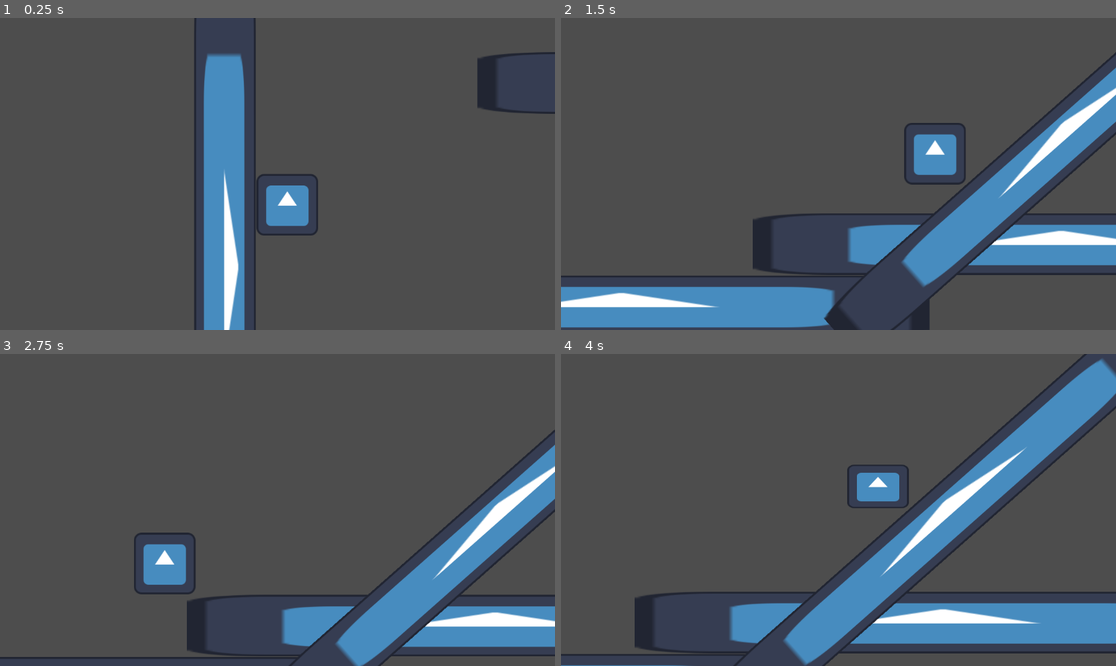
Above: before the commit, frames 1-4 (two rows, left to right).
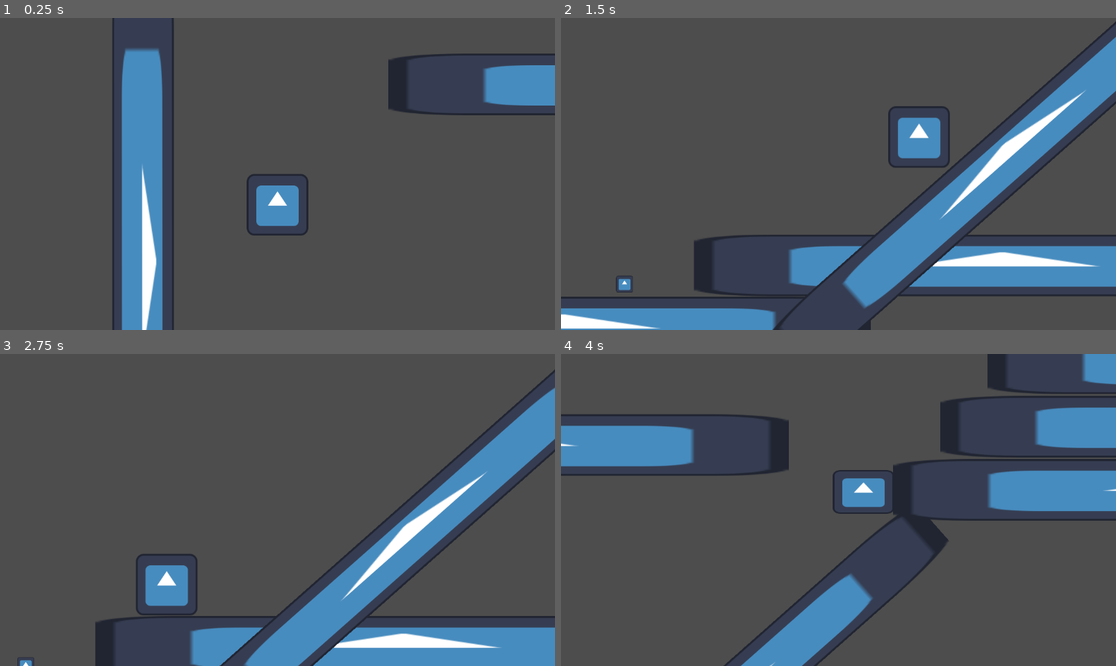
Above: after the commit, the same moments.

Repository: SPsEGS/GameJamLeMeilleurJeu
Game: Godot game, scene res://Scenes/TestScene.tscn
Same seed, same stepped clock (60 frames per second), same inputs: the game is played once before the commit and once after it. This scene is started directly instead of the project's main scene. The engine's default icon, where the game draws it, is replaced by a stand-in: a white triangle on a blue panel in a dark square.
Inputs:
- Up to frame 1 (0.25 s): no input
- Up to frame 2 (1.5 s): hold Right (p1_mv_right) from 0.53 s (still down); tap Down (p1_crouch) at 0.6 s; tap Up (p1_jump) at 0.77 s; tap Keypad 0 (p1_interact) at 1.35 s
- Up to frame 3 (2.75 s): tap Up (p1_jump) at 1.52 s; release Right (p1_mv_right) at 2.03 s; hold Left (p1_mv_left) from 2.03 s (still down); tap Down (p1_crouch) at 2.1 s
- Up to frame 4 (4 s): release Left (p1_mv_left) at 2.78 s; hold Right (p1_mv_right) from 2.78 s (still down); tap Keypad 0 (p1_interact) at 2.85 s; tap Up (p1_jump) at 3.02, 3.77 s; tap Down (p1_crouch) at 3.6 s

The runs differ from the first frame. In frame 1, 18% of the frame differs, in the area x 20-100%, y 0-100%; in frame 2, 25%; in frame 3, 23%; in frame 4, 29%, in the area x 0-100%, y 0-100%.

Commit message:
debut petit champi

Diff:
--- /dev/null
+++ b/Scenes/Petit_champi.tscn
@@ -0,0 +1,63 @@
+[gd_scene load_steps=7 format=3 uid="uid://bv4xggjtrwwke"]
+
+[ext_resource type="Script" path="res://Scripts/Petit_champi.gd" id="1_0tppo"]
+[ext_resource type="Texture2D" uid="uid://dv76vp6l72tk8" path="res://icon.svg" id="2_2vaom"]
+
+[sub_resource type="RectangleShape2D" id="RectangleShape2D_046qf"]
+size = Vector2(31, 36)
+
+[sub_resource type="Animation" id="Animation_vocoq"]
+resource_name = "flashing"
+loop_mode = 1
+tracks/0/type = "value"
+tracks/0/imported = false
+tracks/0/enabled = true
+tracks/0/path = NodePath("Sprite2D:visible")
+tracks/0/interp = 1
+tracks/0/loop_wrap = true
+tracks/0/keys = {
+"times": PackedFloat32Array(0.1, 0.4, 0.4001, 0.7),
+"transitions": PackedFloat32Array(1, 1, 1, 1),
+"update": 1,
+"values": [true, true, false, true]
+}
+
+[sub_resource type="Animation" id="Animation_26hkm"]
+length = 0.001
+tracks/0/type = "value"
+tracks/0/imported = false
+tracks/0/enabled = true
+tracks/0/path = NodePath("Sprite2D:visible")
+tracks/0/interp = 1
+tracks/0/loop_wrap = true
+tracks/0/keys = {
+"times": PackedFloat32Array(0),
+"transitions": PackedFloat32Array(1),
+"update": 0,
+"values": [true]
+}
+
+[sub_resource type="AnimationLibrary" id="AnimationLibrary_srpmh"]
+_data = {
+"RESET": SubResource("Animation_26hkm"),
+"flashing": SubResource("Animation_vocoq")
+}
+
+[node name="Area2D" type="Area2D"]
+script = ExtResource("1_0tppo")
+
+[node name="Sprite2D" type="Sprite2D" parent="."]
+scale = Vector2(0.273438, 0.273438)
+texture = ExtResource("2_2vaom")
+
+[node name="CollisionShape2D" type="CollisionShape2D" parent="."]
+position = Vector2(-0.5, 1)
+shape = SubResource("RectangleShape2D_046qf")
+
+[node name="AnimationPlayer" type="AnimationPlayer" parent="."]
+libraries = {
+"": SubResource("AnimationLibrary_srpmh")
+}
+
+[connection signal="body_entered" from="." to="." method="_on_body_entered"]
+[connection signal="body_exited" from="." to="." method="_on_body_exited"]
--- a/Scenes/TestScene.tscn
+++ b/Scenes/TestScene.tscn
@@ -1,7 +1,8 @@
-[gd_scene load_steps=5 format=3 uid="uid://dlbw67oxmpdvx"]
+[gd_scene load_steps=6 format=3 uid="uid://dlbw67oxmpdvx"]
 
 [ext_resource type="PackedScene" uid="uid://bqatknae6grwl" path="res://Scenes/Gros_champi.tscn" id="1_cr2hd"]
 [ext_resource type="PackedScene" uid="uid://b27247h5uin5o" path="res://Scenes/Human.tscn" id="1_tjoji"]
+[ext_resource type="PackedScene" uid="uid://bv4xggjtrwwke" path="res://Scenes/Petit_champi.tscn" id="2_3xct0"]
 [ext_resource type="Texture2D" uid="uid://dv76vp6l72tk8" path="res://icon.svg" id="2_bav56"]
 
 [sub_resource type="RectangleShape2D" id="RectangleShape2D_5j08r"]
@@ -9,10 +10,14 @@
 
 [node name="Node2D" type="Node2D"]
 
-[node name="StaticBody2D" parent="." instance=ExtResource("1_cr2hd")]
+[node name="Gros_champi" parent="." instance=ExtResource("1_cr2hd")]
 position = Vector2(314, 639)
 
-[node name="CharacterBody2D" parent="." instance=ExtResource("1_tjoji")]
+[node name="Petit_champi" parent="." instance=ExtResource("2_3xct0")]
+position = Vector2(764, 701)
+
+[node name="Human" parent="." instance=ExtResource("1_tjoji")]
+position = Vector2(240, -3)
 
 [node name="Area2D" type="StaticBody2D" parent="."]
 position = Vector2(635, 791)
@@ -52,7 +57,7 @@
 shape = SubResource("RectangleShape2D_5j08r")
 
 [node name="Area2D4" type="StaticBody2D" parent="."]
-position = Vector2(-54, 229)
+position = Vector2(-39, 215)
 rotation = 1.57018
 scale = Vector2(10, 1)
 metadata/_edit_group_ = true
--- /dev/null
+++ b/Scripts/Petit_champi.gd
@@ -0,0 +1,11 @@
+extends Area2D
+
+
+
+
+func _on_body_entered(body):
+	$AnimationPlayer.play("flashing")
+
+
+func _on_body_exited(body):
+	$AnimationPlayer.stop()
